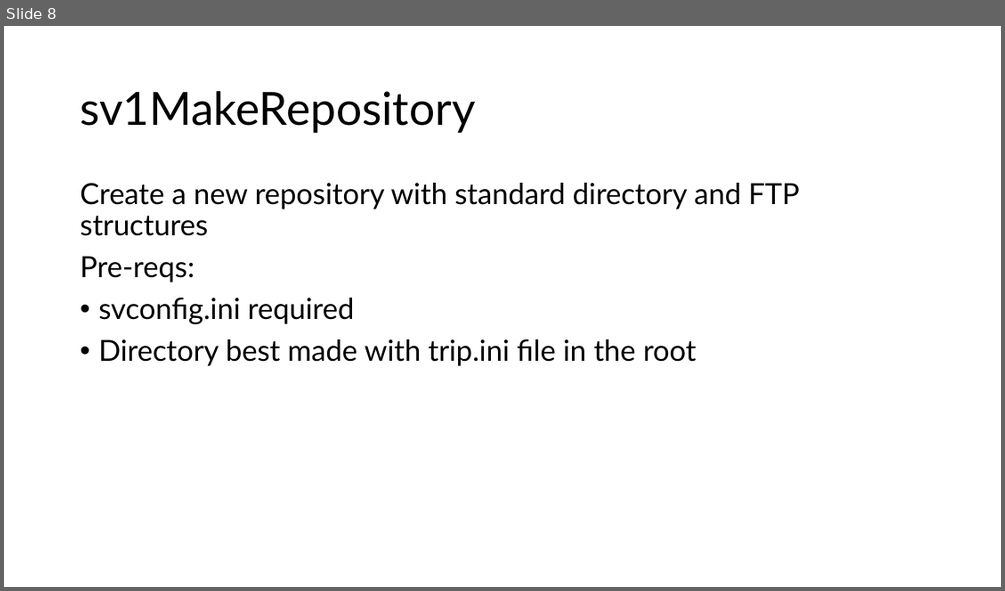
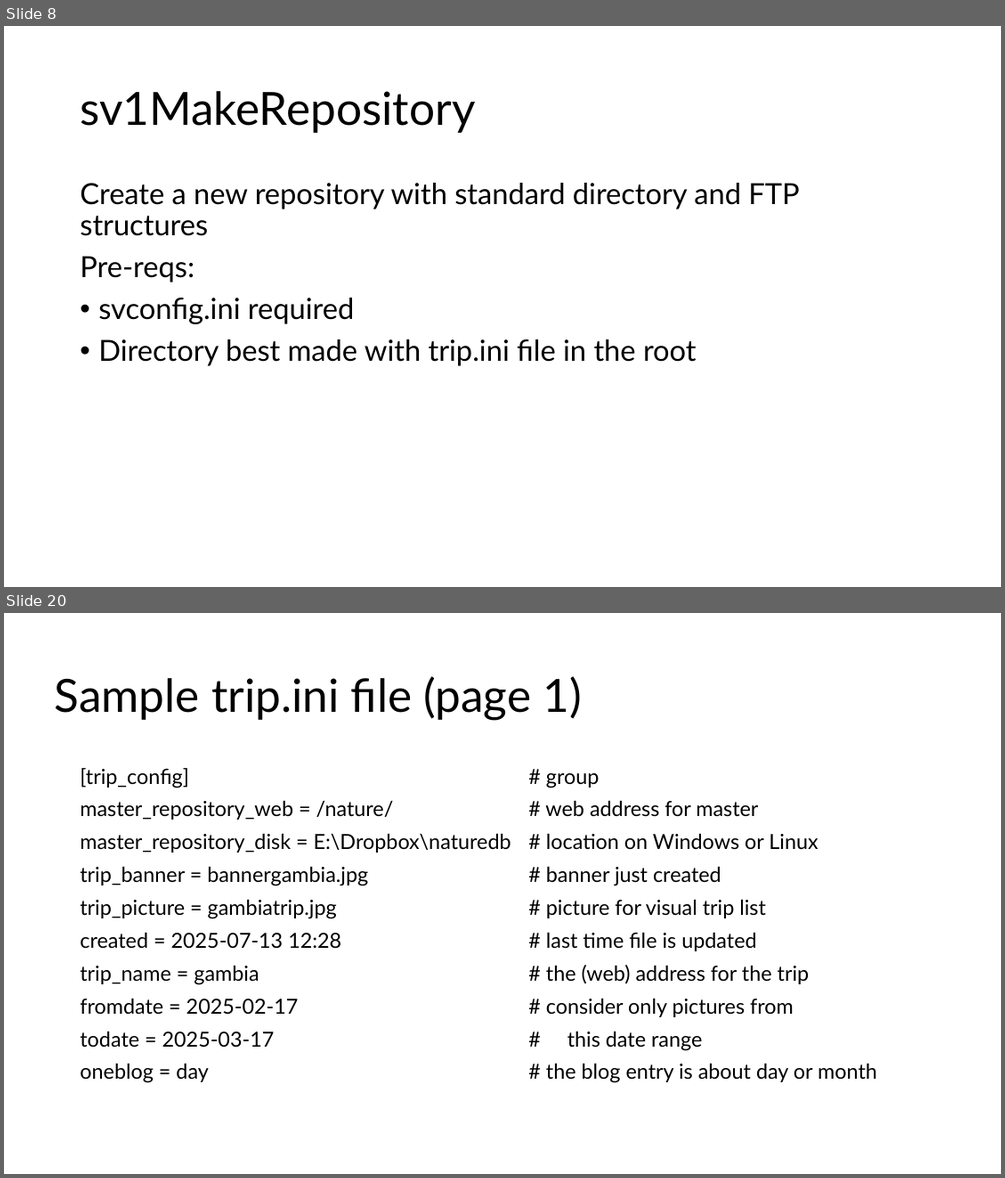
Before and after one commit to gilbert-houtekamer/SpeciesViewer, a slide deck: docs/SpeciesViewer architecture pictures.pptx. Shown one above the other, each under a label of ours: slide 8 before the commit, slides 8 and 20 after it; the slides between them are not shown. The pictures are 1005x591 and 1005x1178 pixels, drawn with LibreOffice and Linux fonts; fonts in the diff are those of the drawing. Boxes give left, top, right and bottom in pixels: in the first picture for what was removed or moved away, otherwise in the second. Text is boxed around its words. In the diff, an @@ line names an element or a change of style, - is before the commit and + after.

```diff
--- a/docs/SpeciesViewer architecture pictures.pptx
+++ b/docs/SpeciesViewer architecture pictures.pptx
@@ slide 20 added at (4, 613, 1001, 1174), background #FFFFFF @@
@@ title added at (55, 676, 581, 720), 44 pt, text #000000 @@
+Sample trip.ini file (page 1)
@@ text added at (80, 768, 877, 1083), 20 pt, text #000000 @@
+[trip_config] # group
+master_repository_web = /nature/ # web address for master
+master_repository_disk = E:\Dropbox\naturedb # location on Windows or Linux
+trip_banner = bannergambia.jpg # banner just created
+trip_picture = gambiatrip.jpg # picture for visual trip list
+created = 2025-07-13 12:28 # last time file is updated
+trip_name = gambia # the (web) address for the trip
+fromdate = 2025-02-17 # consider only pictures from
+todate = 2025-03-17 # this date range
+oneblog = day # the blog entry is about day or month
```
Also in this commit, not shown: 1 slide changed, 11 other slides added, 35 other files.
